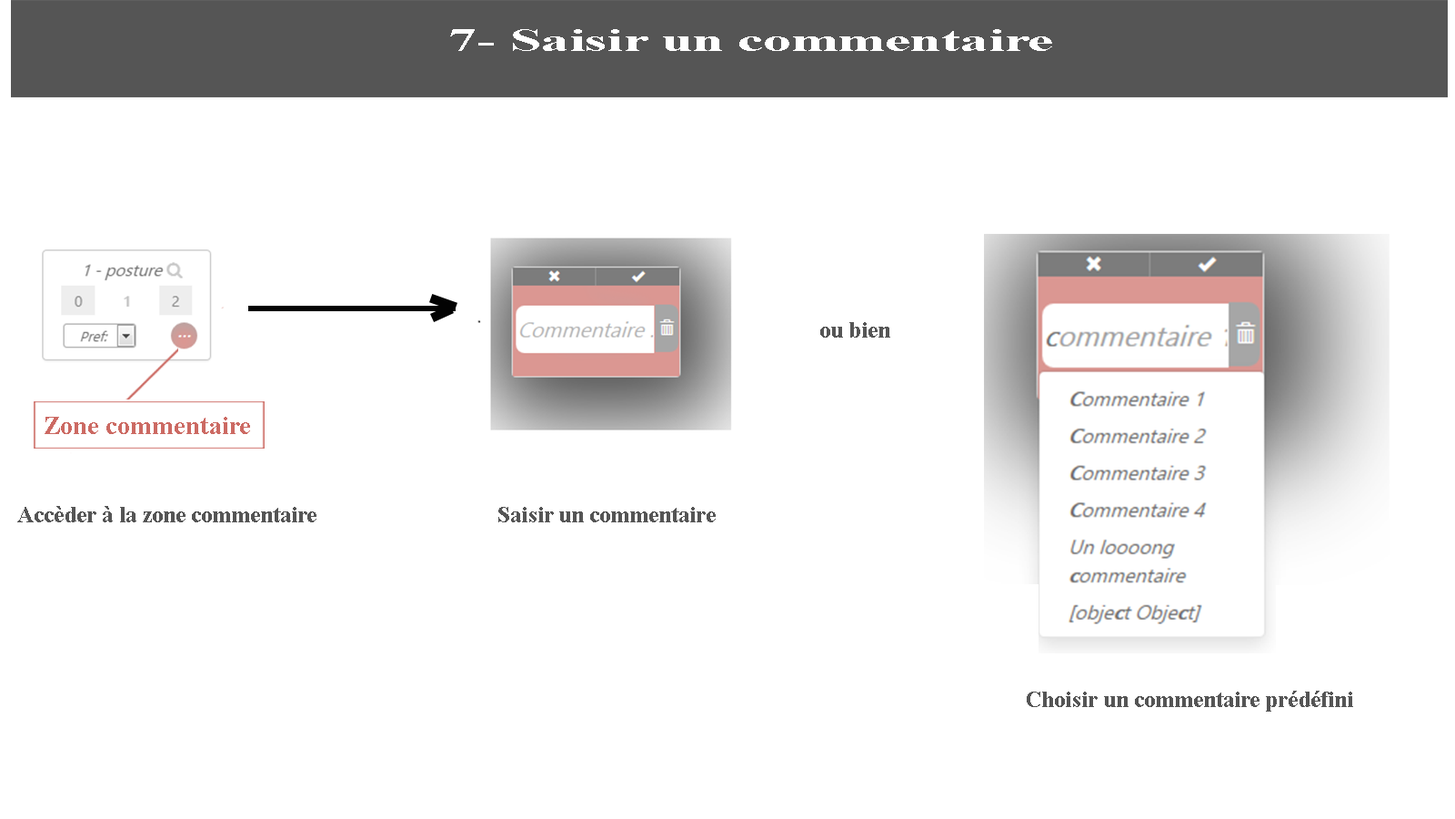
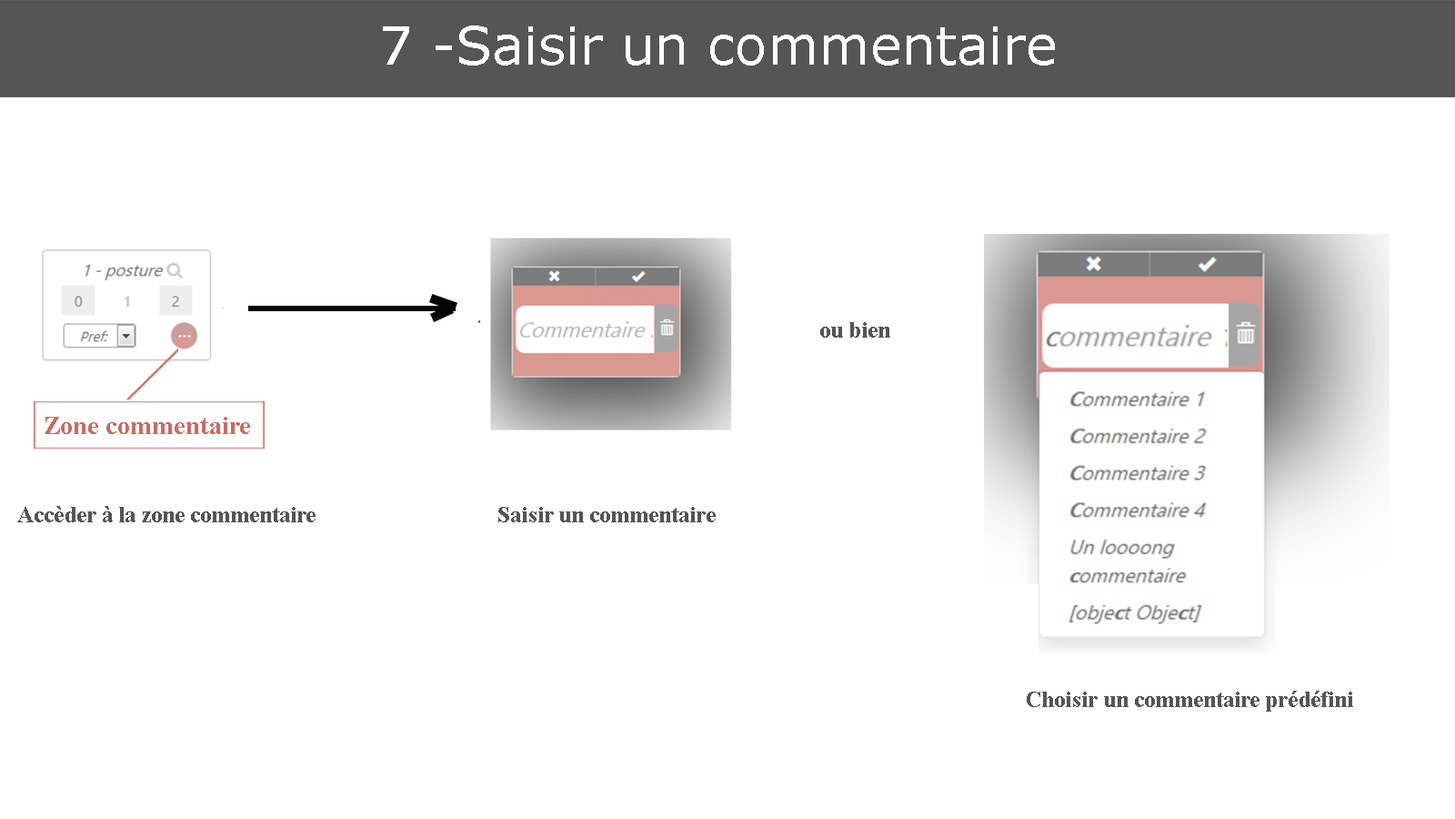
The second w=1455, h=819 image is a revision of the first. Changes to its layers:
renamed "7- Saisir un commentaire" to "7 -Saisir un commentaire", painted on it over [382, 25, 1056, 66]
painted on "Calque 3" over [0, 0, 1455, 98]
painted on "Accèder à la zone commentaire" over [119, 506, 317, 523]
